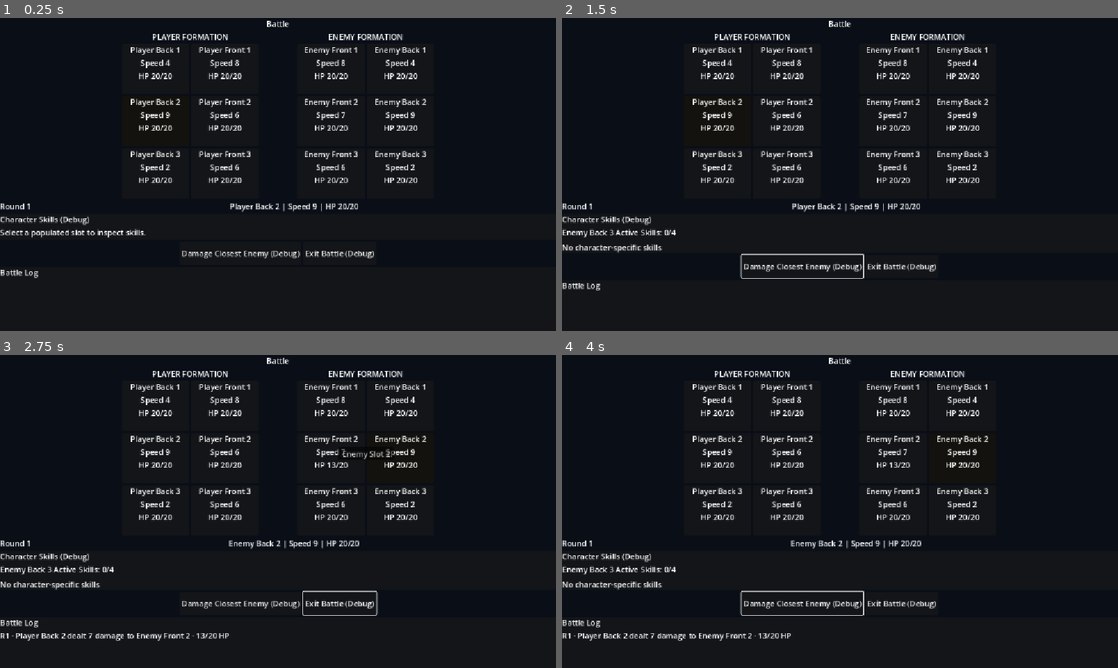
Above: before the commit, frames 1-4 (two rows, left to right).
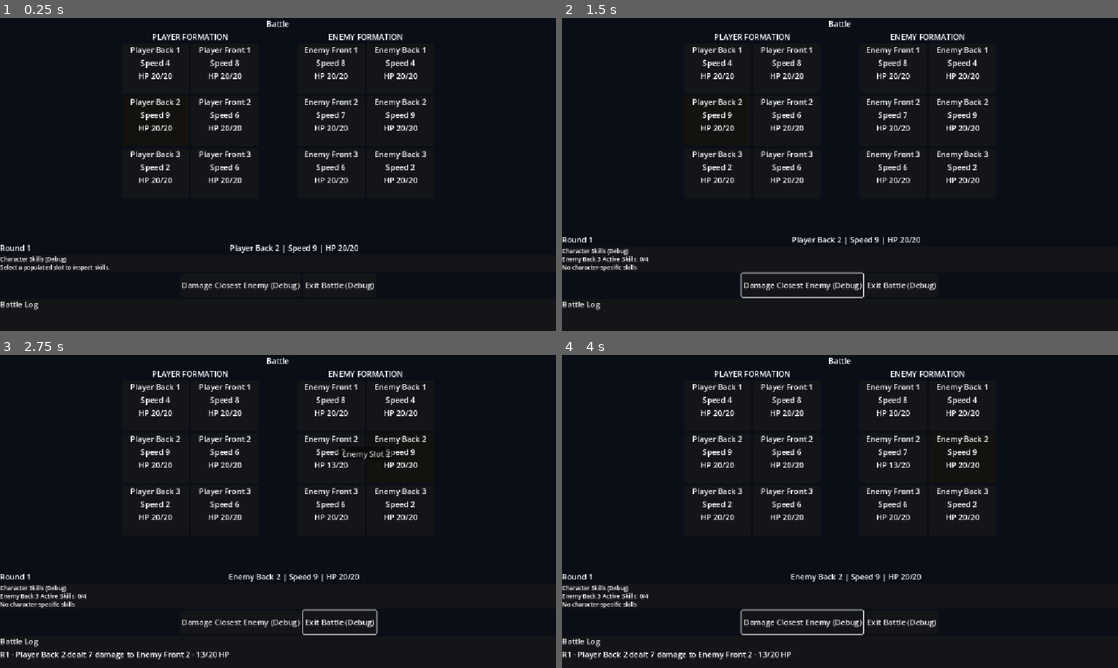
Above: after the commit, the same moments.

Repository: Poostaq/two-dimensional-experiment
Game: Godot game, scene res://Scenes/battle_arena.tscn
The game is run twice, just before and just after one commit, with the same random seed, the same clock (stepped at 60 frames per second) and the same inputs. This scene is started directly instead of the project's main scene.
Inputs (mouse positions are in pixels of both pictures, inside the frame that each line leads up to):
- Up to frame 1 (0.25 s): no input
- Up to frame 2 (1.5 s): tap Enter at 0.5, 0.6 s; move the mouse to (962, 158) at 0.52 s; hold Right 0.53-1.28 s; click (962, 158) at 0.67 s; tap Space at 0.77, 1.25 s; move the mouse to (728, 190) at 1.27 s; hold Down from 1.28 s (still down); tap Tab at 1.35 s
- Up to frame 3 (2.75 s): tap Space at 1.52 s; move the mouse to (333, 442) at 2.02 s; release Down at 2.03 s; hold Right from 2.03 s (still down); tap Shift at 2.1 s
- Up to frame 4 (4 s): move the mouse to (812, 574) at 2.77 s; release Right at 2.78 s; hold Up 2.78-3.53 s; tap Ctrl at 2.85 s; click (812, 574) at 2.92 s; move the mouse to (1006, 558) at 3.52 s; hold Left from 3.53 s (still down); tap Alt at 3.6 s

The runs differ from the first frame. In frame 1, 2.7% of the frame differs, in the area x 0-68%, y 59-94%; in frame 2, 3.5%; in frame 3, 4.3%; in frame 4, 4.4%, in the area x 0-68%, y 59-98%.

Commit message:
fix: keep AC2.6 inspector within viewport

Diff:
--- a/Scenes/battle_arena.tscn
+++ b/Scenes/battle_arena.tscn
@@ -461,15 +461,18 @@
 
 [node name="SkillInspectorContent" type="VBoxContainer" parent="Margin/VBox/SkillInspectorPanel" unique_id=358593966]
 layout_mode = 2
+theme_override_constants/separation = 0
 
 [node name="SkillInspectorTitleLabel" type="Label" parent="Margin/VBox/SkillInspectorPanel/SkillInspectorContent" unique_id=266280407]
 unique_name_in_owner = true
 layout_mode = 2
+theme_override_font_sizes/font_size = 12
 text = "Character Skills (Debug)"
 
 [node name="SkillInspectorPromptLabel" type="Label" parent="Margin/VBox/SkillInspectorPanel/SkillInspectorContent" unique_id=1424856640]
 unique_name_in_owner = true
 layout_mode = 2
+theme_override_font_sizes/font_size = 12
 text = "Select a populated slot to inspect skills."
 
 [node name="SkillInspectorHeader" type="HBoxContainer" parent="Margin/VBox/SkillInspectorPanel/SkillInspectorContent" unique_id=225424495]
@@ -480,14 +483,17 @@
 [node name="SkillInspectorUnitNameLabel" type="Label" parent="Margin/VBox/SkillInspectorPanel/SkillInspectorContent/SkillInspectorHeader" unique_id=1996365712]
 unique_name_in_owner = true
 layout_mode = 2
+theme_override_font_sizes/font_size = 12
 
 [node name="SkillInspectorStatusLabel" type="Label" parent="Margin/VBox/SkillInspectorPanel/SkillInspectorContent/SkillInspectorHeader" unique_id=1013079525]
 unique_name_in_owner = true
 layout_mode = 2
+theme_override_font_sizes/font_size = 12
 
 [node name="SkillInspectorCountLabel" type="Label" parent="Margin/VBox/SkillInspectorPanel/SkillInspectorContent/SkillInspectorHeader" unique_id=2035893567]
 unique_name_in_owner = true
 layout_mode = 2
+theme_override_font_sizes/font_size = 12
 
 [node name="SkillInspectorSkills" type="VBoxContainer" parent="Margin/VBox/SkillInspectorPanel/SkillInspectorContent" unique_id=1366332709]
 unique_name_in_owner = true
@@ -497,6 +503,7 @@
 unique_name_in_owner = true
 visible = false
 layout_mode = 2
+theme_override_font_sizes/font_size = 12
 text = "No character-specific skills"
 
 [node name="BattleResultPanel" type="PanelContainer" parent="Margin/VBox" unique_id=1316659299]
@@ -532,10 +539,11 @@
 text = "Exit Battle (Debug)"
 
 [node name="BattleLogPanel" type="PanelContainer" parent="Margin/VBox" unique_id=1042687046]
-custom_minimum_size = Vector2(0, 150)
+custom_minimum_size = Vector2(0, 60)
 layout_mode = 2
 
 [node name="BattleLogVBox" type="VBoxContainer" parent="Margin/VBox/BattleLogPanel" unique_id=358462316]
+custom_minimum_size = Vector2(0, 60)
 layout_mode = 2
 
 [node name="BattleLogTitle" type="Label" parent="Margin/VBox/BattleLogPanel/BattleLogVBox" unique_id=1741101699]
@@ -544,7 +552,7 @@
 
 [node name="BattleLogScroll" type="ScrollContainer" parent="Margin/VBox/BattleLogPanel/BattleLogVBox" unique_id=903810453]
 unique_name_in_owner = true
-custom_minimum_size = Vector2(0, 110)
+custom_minimum_size = Vector2(0, 40)
 layout_mode = 2
 horizontal_scroll_mode = 0
 
--- a/Scripts/Battle/battle_arena.gd
+++ b/Scripts/Battle/battle_arena.gd
@@ -461,6 +461,7 @@
 	_skill_inspector_empty_label.visible = unit.skills.is_empty()
 	for skill: CharacterSkill in unit.skills:
 		var row := Label.new()
+		row.add_theme_font_size_override("font_size", 12)
 		row.text = "%s — %s" % [skill.display_name, "Active" if skill.kind == CharacterSkill.Kind.ACTIVE else "Passive"]
 		_skill_inspector_skills.add_child(row)
 
--- a/Tests/Battle/test_ac2_6_character_skills.gd
+++ b/Tests/Battle/test_ac2_6_character_skills.gd
@@ -2,7 +2,7 @@
 extends SceneTree
 
 const ARENA_PATH := "res://Scenes/battle_arena.tscn"
-const EXPECTED_TEST_COUNT := 13
+const EXPECTED_TEST_COUNT := 14
 
 var _failures: Array[String] = []
 
@@ -25,6 +25,7 @@
 	await _test_zero_skill_and_empty_slot_behavior()
 	await _test_reconfiguration_clears_inspection()
 	await _test_retained_defeat_updates_status()
+	await _test_four_skill_layout_fits_viewport()
 	_report()
 	quit(1 if not _failures.is_empty() else 0)
 
@@ -172,6 +173,19 @@
 	_free_arena(arena)
 
 
+func _test_four_skill_layout_fits_viewport() -> void:
+	root.size = Vector2i(1152, 648)
+	await process_frame
+	var arena := await _instantiate_arena()
+	arena.call("inspect_unit", &"player_4")
+	await process_frame
+	var main_vbox := arena.get_node_or_null("Margin/VBox") as Control
+	var battle_log := arena.get_node_or_null("Margin/VBox/BattleLogPanel") as Control
+	_assert(main_vbox.size.y <= 648.0 and battle_log.position.y + battle_log.size.y <= 648.0,
+		"Four-skill layout fits viewport", "VBox %.1f, log bottom %.1f must be <= 648" % [main_vbox.size.y, battle_log.position.y + battle_log.size.y])
+	_free_arena(arena)
+
+
 func _typed_units(values: Array) -> Array[BattleUnitState]:
 	var result: Array[BattleUnitState] = []
 	for value: Variant in values:
